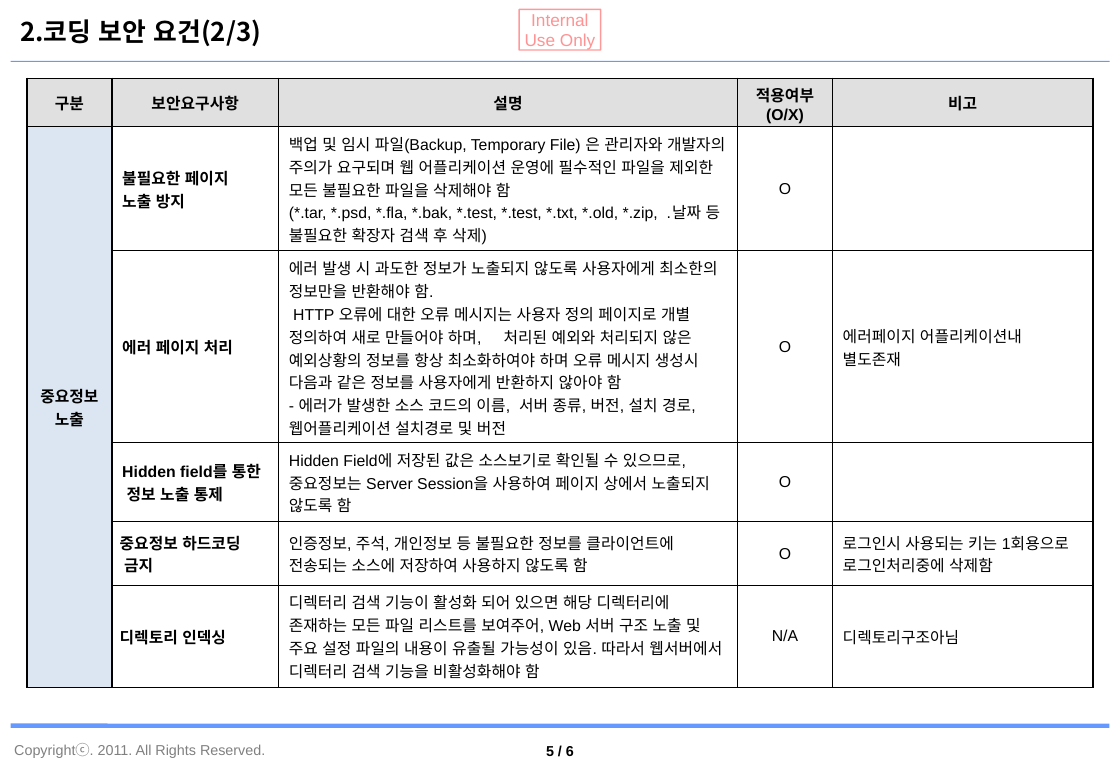
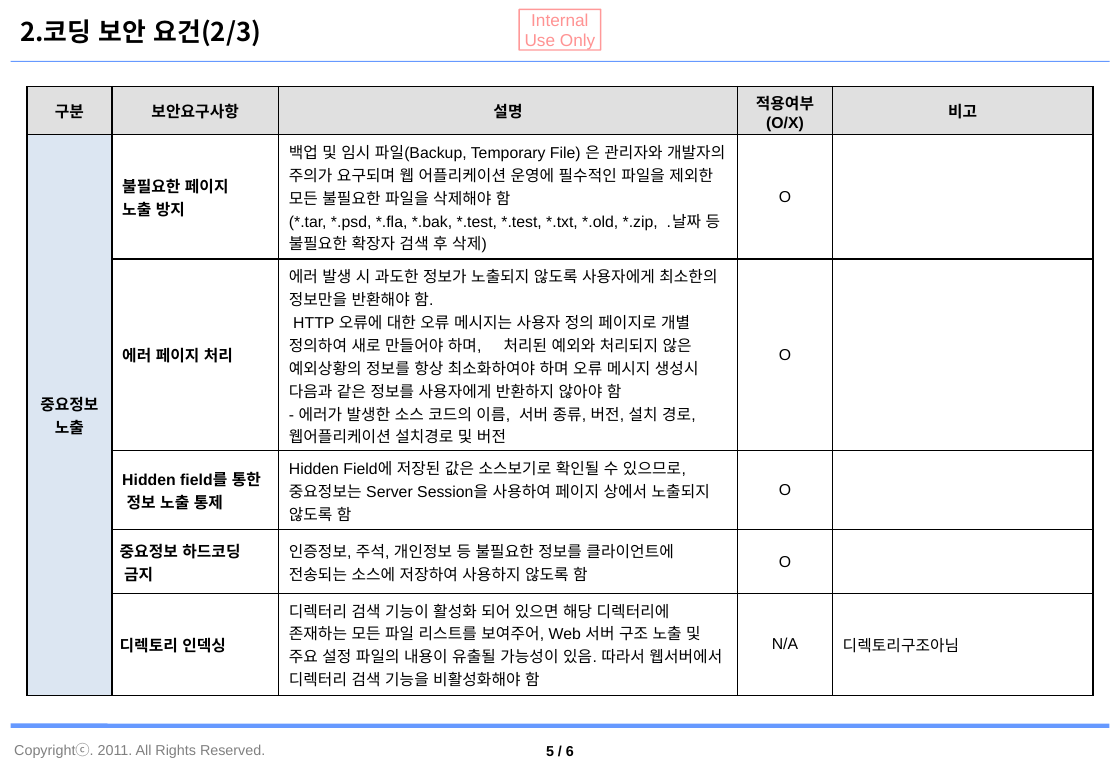
Before and after one commit to jaeyong1/stockmgmt, a slide deck: slide 6 of documents/자재관리시스템_보안점검 결과서.pptx. Drawn at 1120x775 pixels with LibreOffice and Linux fonts; fonts in the diff are those of the drawing; background and template pictures are left out. Boxes give left, top, right and bottom in pixels: in the first picture for what was removed or moved away, otherwise in the second. Text is boxed around its words. In the diff, an @@ line names an element or a change of style, - is before the commit and + after.

```diff
--- a/documents/자재관리시스템_보안점검 결과서.pptx
+++ b/documents/자재관리시스템_보안점검 결과서.pptx
@@ table at [27,87,1093,696] @@
-row 3, column 5: 에러페이지 어플리케이션내 별도존재
+row 3, column 5: 
-row 5, column 5: 로그인시 사용되는 키는 1회용으로 로그인처리중에 삭제함
+row 5, column 5: 
@@ table: place and size @@
-table at [27,79,1093,688]
+table at [27,87,1093,696]
```
Also in this commit, not shown: 5 other slides changed.
